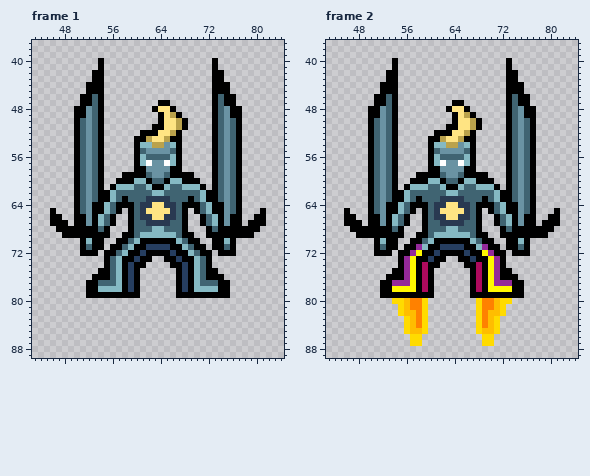
File history of a pixel-art file, Sprites/AstroknightSheet.aseprite. Above: the version before the commit.
128x128 pixels, 17 frames. Shown: frame 1: x 43..84, y 37..89; frame 2: x 43..84, y 37..89. The commit also changed other frames, which this record leaves out.
After:
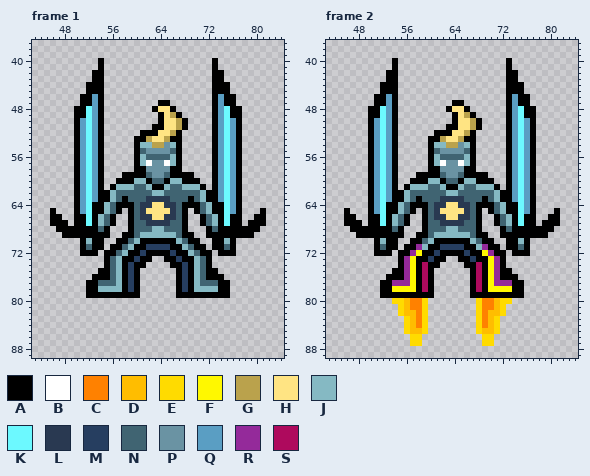
Palette (. is transparent): A #000000  B #ffffff  C #ff8100  D #ffbd00  E #ffdb00  F #fff800  G #baa24c  H #ffe483  J #85b9c3  K #6cf9ff  L #293951  M #263e60  N #406472  P #6a93a3  Q #5a9ec3  R #942a9a  S #ae0a5d
The exact change:
--- frame 1
@@ x 43..84 @@
 45 .........AAA..................AAA.........
-46 ........AANA..................ANAA........
-47 ........AANA.........AA.......ANAA........
-48 .......AAPNA........AHHA......ANPAA.......
-49 .......AAPNA.........AHGA.....ANPAA.......
-50 .......ANPNA.........AHHGA....ANPNA.......
-51 .......ANPNA........AAHHGA....ANPNA.......
-52 .......ANPNA......AAAHHGA.....ANPNA.......
-53 .......ANPNA.....AAGHHGAA.....ANPNA.......
-54 .......ANPNA.....AJJGGPJA.....ANPNA.......
-55 .......ANPNA.....ANPPPPNA.....ANPNA.......
-56 .......ANPNA.....AJNNNNJA.....ANPNA.......
-57 .......ANPNA.....AJBPPBJA.....ANPNA.......
-58 .......ANPNA.....AAPPPPAA.....ANPNA.......
-59 .......ANPNA...AAAANPPNAAAA...ANPNA.......
-60 .......ANPNA..AAAJJANNAJJAAA..ANPNA.......
-61 .......ANPNA.AJJJNNJAAJNNJJJA.ANPNA.......
-62 .......ANPNAAJNNNNNNJJNNNNNNJAANPNA.......
-63 .......ANPNAAJNANNNLLLLNNNANJAANPNA.......
-64 .......ANPAAJNAAANLLHHLLNAAANJAAPNA.......
-65 ...A...ANPAAJNA.ANLHHHHLNA.ANJAAPNA...A...
-66 ...AA..AAPAJNA..ANLLHHLLNA..ANJAPAA..AA...
-67 ...AAA.AAPAJNA..ANNLLLLNNA..ANJAPAA.AAA...
+46 ........AAQA..................AQAA........
+47 ........AAQA.........AA.......AQAA........
+48 .......AAKQA........AHHA......AQKAA.......
+49 .......AAKQA.........AHGA.....AQKAA.......
+50 .......AQKQA.........AHHGA....AQKQA.......
+51 .......AQKQA........AAHHGA....AQKQA.......
+52 .......AQKQA......AAAHHGA.....AQKQA.......
+53 .......AQKQA.....AAGHHGAA.....AQKQA.......
+54 .......AQKQA.....AJJGGPJA.....AQKQA.......
+55 .......AQKQA.....ANPPPPNA.....AQKQA.......
+56 .......AQKQA.....AJNNNNJA.....AQKQA.......
+57 .......AQKQA.....AJBPPBJA.....AQKQA.......
+58 .......AQKQA.....AAPPPPAA.....AQKQA.......
+59 .......AQKQA...AAAANPPNAAAA...AQKQA.......
+60 .......AQKQA..AAAJJANNAJJAAA..AQKQA.......
+61 .......AQKQA.AJJJNNJAAJNNJJJA.AQKQA.......
+62 .......AQKQAAJNNNNNNJJNNNNNNJAAQKQA.......
+63 .......AQKQAAJNANNNLLLLNNNANJAAQKQA.......
+64 .......AQKAAJNAAANLLHHLLNAAANJAAKQA.......
+65 ...A...AQKAAJNA.ANLHHHHLNA.ANJAAKQA...A...
+66 ...AA..AAKAJNA..ANLLHHLLNA..ANJAKAA..AA...
+67 ...AAA.AAKAJNA..ANNLLLLNNA..ANJAKAA.AAA...
 68 ....AAAAAAANA...ANNNJJNNNA...ANAAAAAAA....
--- frame 2: the same change as frame 1
Boxes around the changes in both pictures, in picture pixels (x1, y1, x2, y2):
changed: (80, 94, 98, 226)
changed: (218, 94, 236, 226)
changed: (374, 94, 392, 226)
changed: (512, 94, 530, 226)
